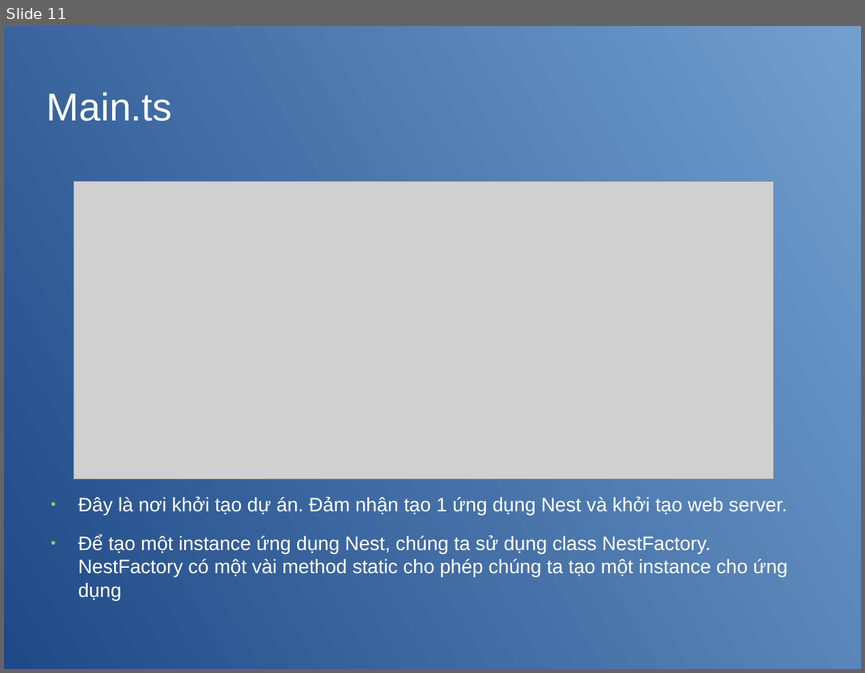
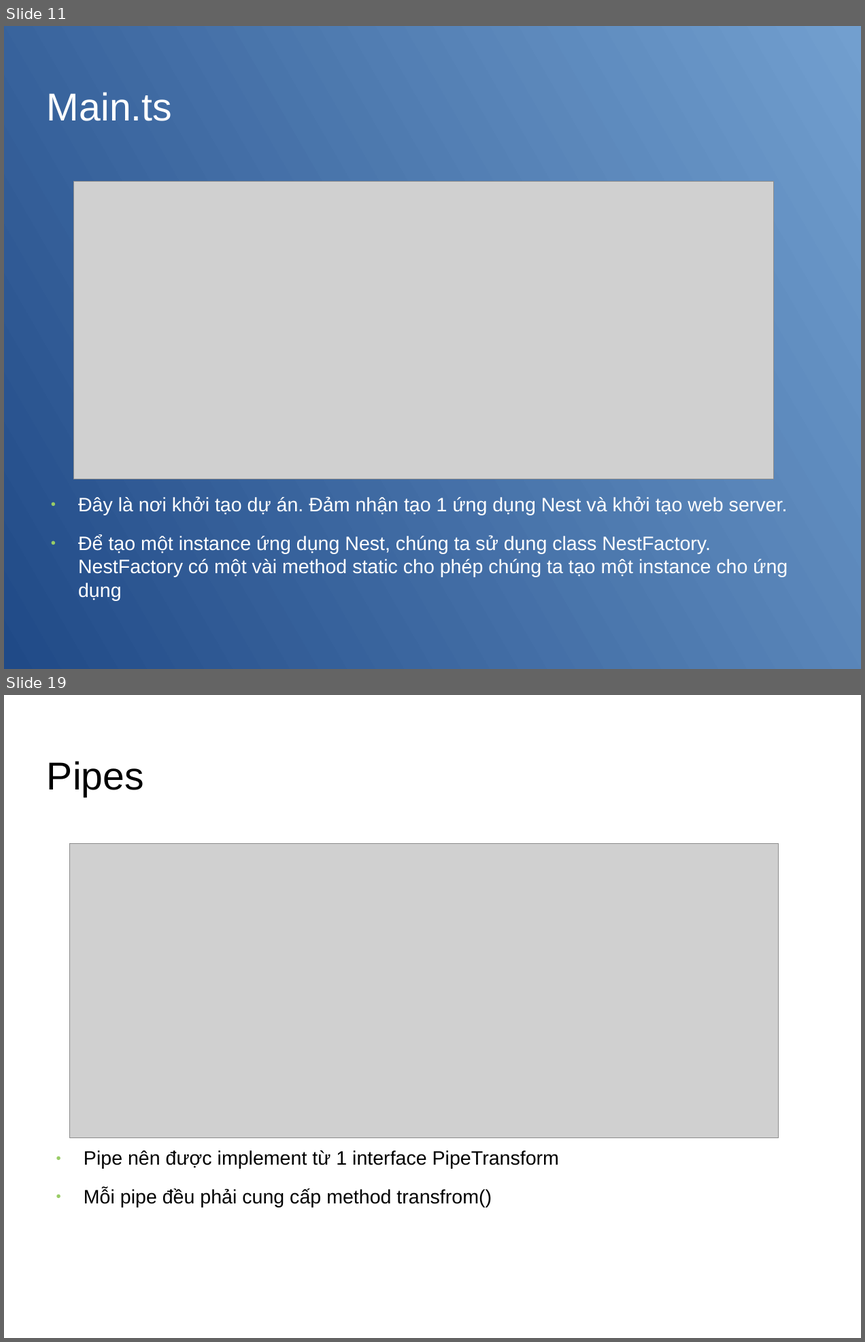
Before and after one commit to ngtrdai197/Seminar-Intro-Nestjs-GraphQL, a slide deck: nestjs.odp. Shown one above the other, each under a label of ours: slide 11 before the commit, slides 11 and 19 after it; the slides between them are not shown. The pictures are 865x673 and 865x1342 pixels, drawn with LibreOffice and Linux fonts; fonts in the diff are those of the drawing; grey boxes stand for pictures; background and template pictures are left out. Boxes give left, top, right and bottom in pixels: in the first picture for what was removed or moved away, otherwise in the second. Text is boxed around its words. In the diff, an @@ line names an element or a change of style, - is before the commit and + after.

```diff
--- a/nestjs.odp
+++ b/nestjs.odp
@@ slide 19 added at [4, 695, 861, 1338], background picture (left out) @@
@@ title added at [47, 761, 144, 797], 36 pt, text #000000 @@
+Pipes
@@ picture added at [70, 843, 779, 1138] @@
@@ text added at [84, 1151, 559, 1208], 18 pt, text #000000 @@
+● Pipe nên được implement từ 1 interface PipeTransform
+● Mỗi pipe đều phải cung cấp method transfrom()
```
Also in this commit, not shown: 1 slide changed, 9 other slides added, 17 other files.
